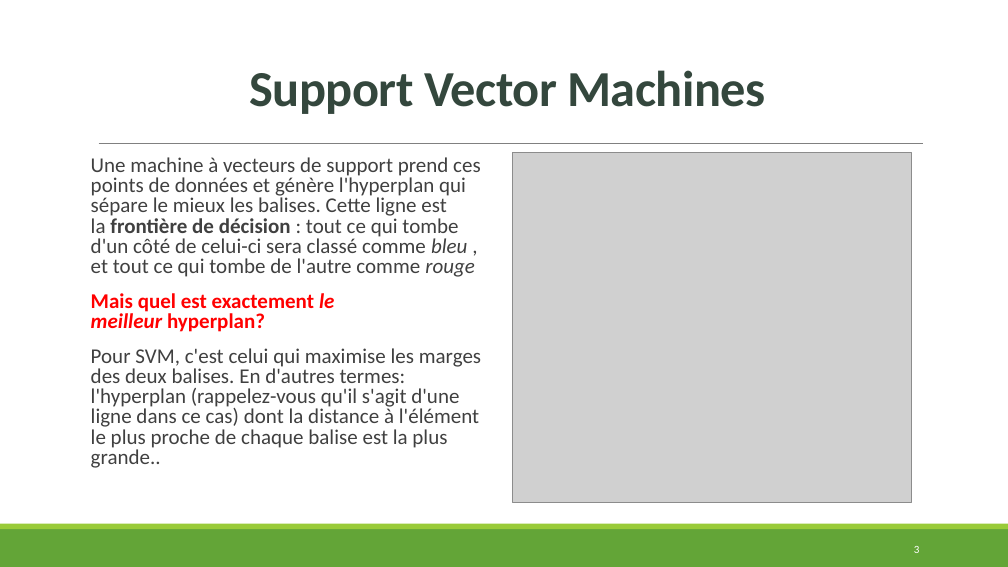
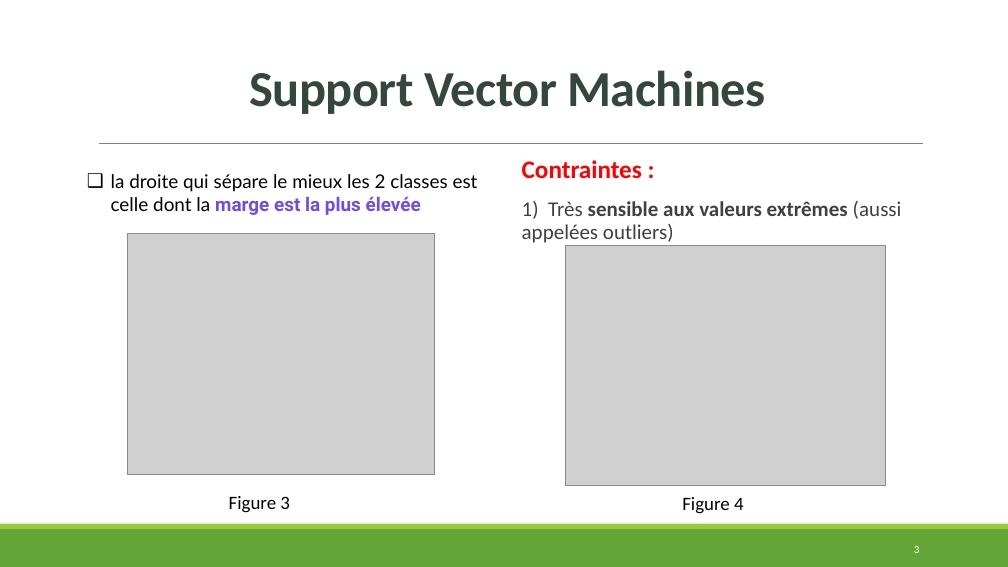
Before and after one commit to HOU-D/Machine-learning-project-, a slide deck: slide 3 of ML_AKOUMI HOUDA.pptx. Drawn at 1008x567 pixels with LibreOffice and Linux fonts; fonts in the diff are those of the drawing; grey boxes stand for pictures. Boxes give left, top, right and bottom in pixels: in the first picture for what was removed or moved away, otherwise in the second. Text is boxed around its words. In the diff, an @@ line names an element or a change of style, - is before the commit and + after.

```diff
--- a/ML_AKOUMI HOUDA.pptx
+++ b/ML_AKOUMI HOUDA.pptx
@@ text removed at <box>91,157,481,468</box> @@
-Une machine à vecteurs de support prend ces points de données et génère l'hyperplan qui sépare le mieux les balises. Cette ligne est la frontière de décision : tout ce qui tombe d'un côté de celui-ci sera classé comme bleu , et tout ce qui tombe de l'autre comme rouge
-Mais quel est exactement le meilleur hyperplan?
-Pour SVM, c'est celui qui maximise les marges des deux balises. En d'autres termes: l'hyperplan (rappelez-vous qu'il s'agit d'une ligne dans ce cas) dont la distance à l'élément le plus proche de chaque balise est la plus grande..
@@ text added at <box>111,174,478,215</box>, 18 pt, text #000000 @@
+❑ la droite qui sépare le mieux les 2 classes est celle dont la marge est la plus élevée
@@ text added at <box>522,160,902,243</box>, 20 pt, text #404040, bold @@
+  Contraintes :
+  1) Très sensible aux valeurs extrêmes (aussi appelées outliers)
@@ picture added at <box>127,234,435,475</box> @@
@@ picture: place and size @@
-picture at <box>513,153,911,503</box>
+picture at <box>566,245,885,485</box>
@@ text added at <box>229,496,290,513</box>, 18 pt, text #000000 @@
+Figure 3
@@ text added at <box>682,497,744,514</box>, 18 pt, text #000000 @@
+Figure 4
```
Also in this commit, not shown: 3 other slides changed, 6 slides added, 6 slides removed.
